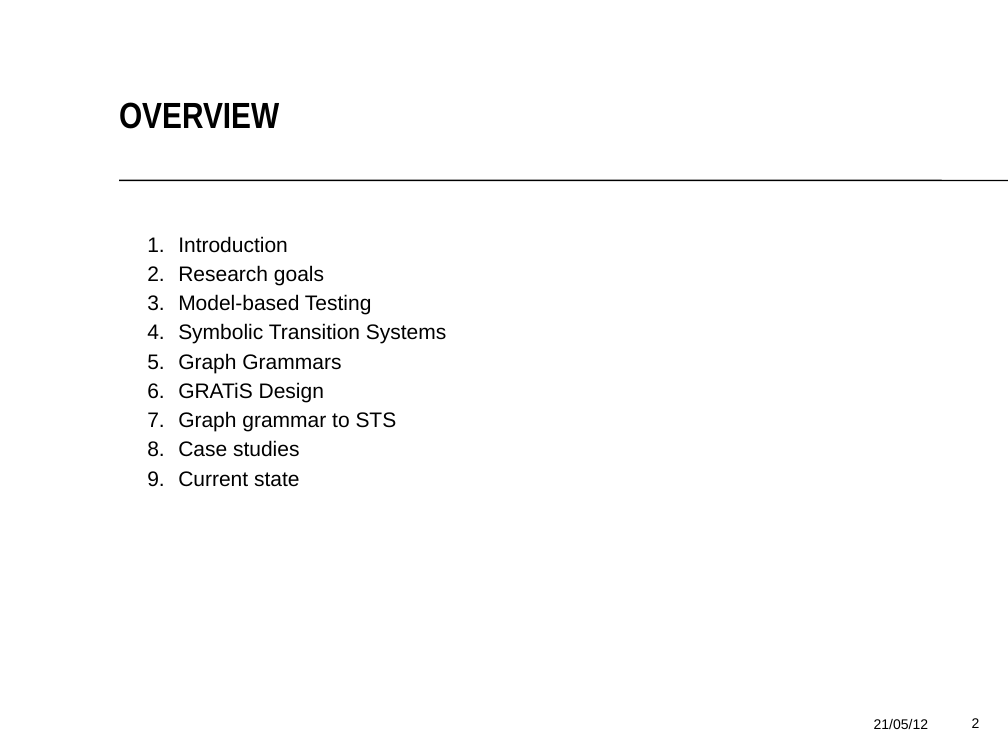
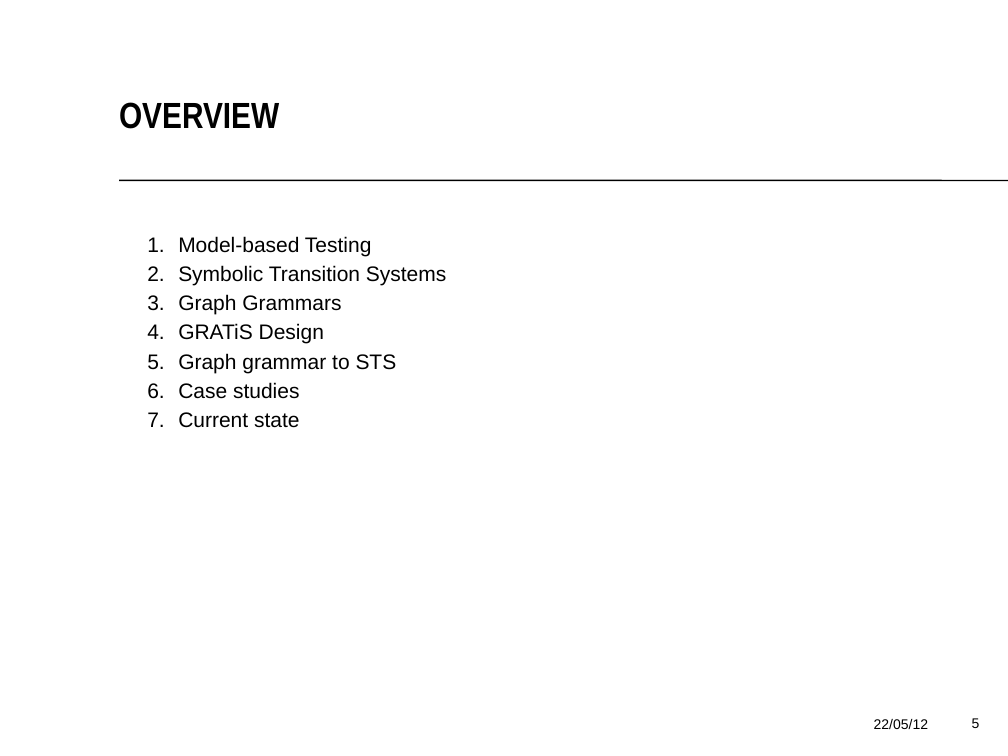
Before and after one commit to vincentdebruijnut/MBT-with-GTS, a slide deck: slide 5 of Final-thesis/presentation/presentatie.odp (slide 2 before the commit). Drawn at 1008x756 pixels with LibreOffice and Linux fonts; fonts in the diff are those of the drawing; background and template pictures are left out. Boxes give left, top, right and bottom in pixels: in the first picture for what was removed or moved away, otherwise in the second. Text is boxed around its words. In the diff, an @@ line names an element or a change of style, - is before the commit and + after.

```diff
--- a/Final-thesis/presentation/presentatie.odp
+++ b/Final-thesis/presentation/presentatie.odp
@@ text at <box>178,236,324,285</box>: paragraphs removed @@
-  1. Introduction
-  2. Research goals
@@ text at <box>874,719,928,729</box>: text changed @@
-21/05/12
+22/05/12
@@ page number at <box>972,718,980,728</box>: text changed @@
-2
+5
```
Also in this commit, not shown: 35 other slides changed, 3 slides removed, 30 other files.
